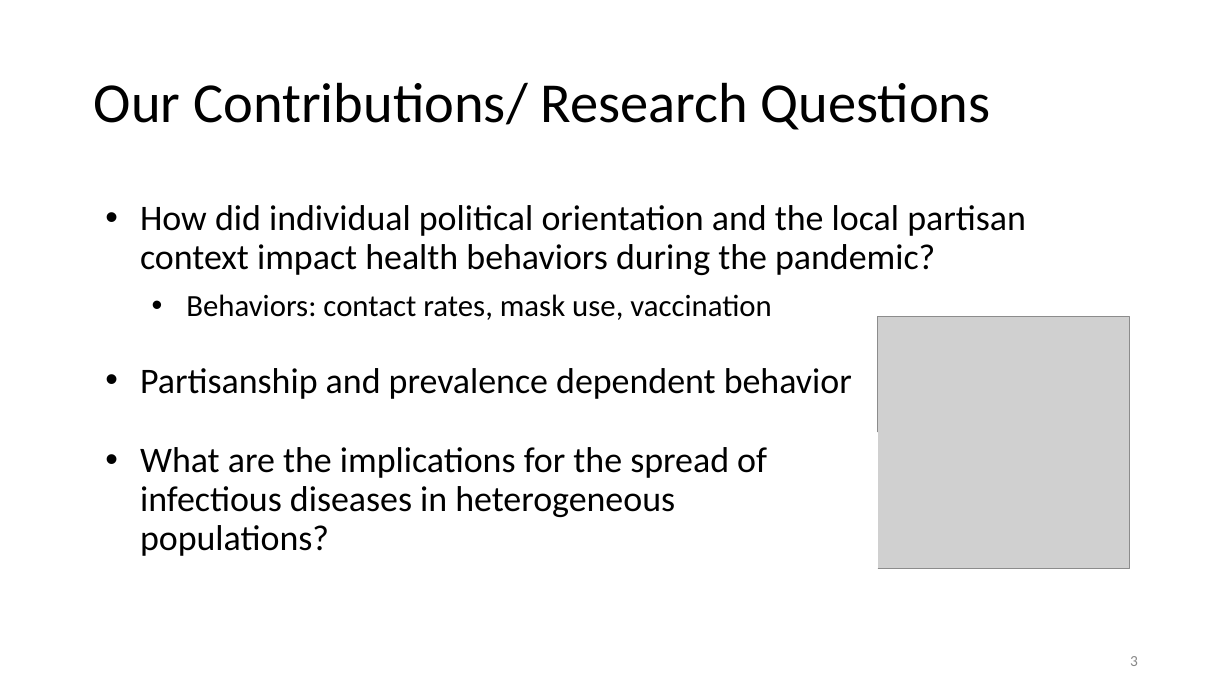
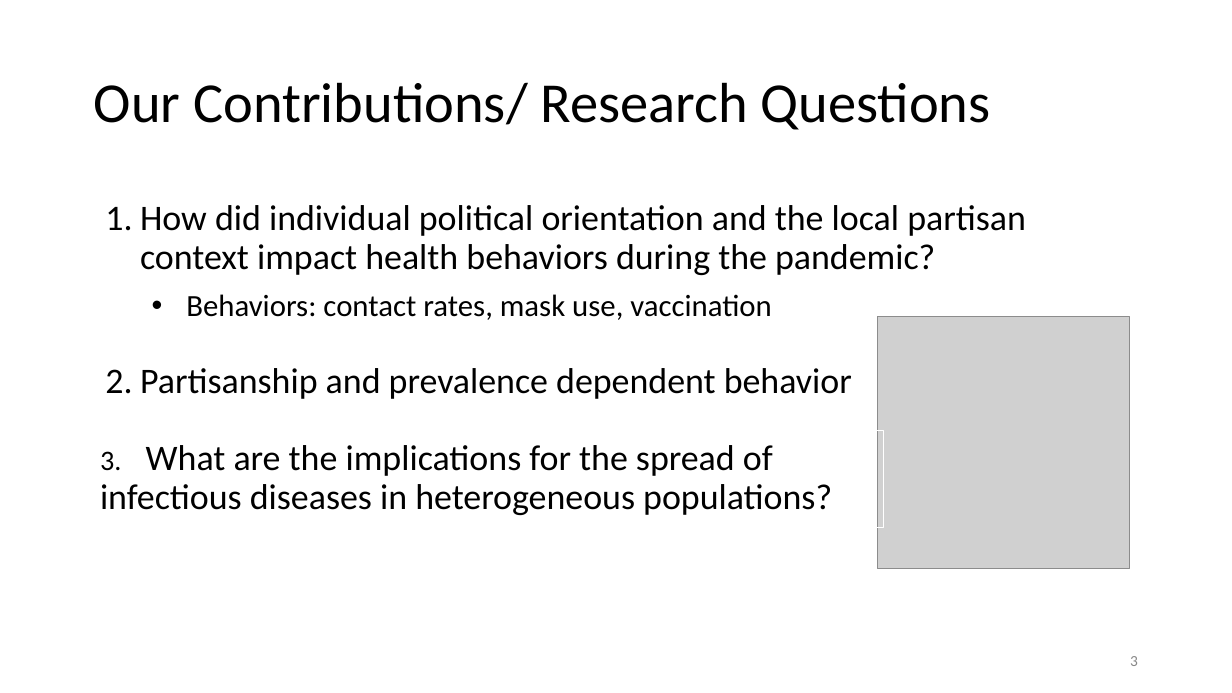
Before and after one commit to chrissoria/BICS_Political_Polarization, a slide deck: slide 3 of presentation/Plots_File.pptx. Drawn at 1232x693 pixels with LibreOffice and Linux fonts; fonts in the diff are those of the drawing; grey boxes stand for pictures. Boxes give left, top, right and bottom in pixels: in the first picture for what was removed or moved away, otherwise in the second. Text is boxed around its words. In the diff, an @@ line names an element or a change of style, - is before the commit and + after.

```diff
--- a/presentation/Plots_File.pptx
+++ b/presentation/Plots_File.pptx
@@ rectangle "3. What are the implications ...": place and size @@
-rectangle "3. What are the implications ..." at [85, 433, 878, 568]
+rectangle "3. What are the implications ..." at [91, 430, 884, 527]
@@ text in rectangle at [100, 445, 832, 515]: text changed @@
-• What are the implications for the spread of infectious diseases in heterogeneous populations?
+3. What are the implications for the spread of infectious diseases in heterogeneous populations?
```
Also in this commit, not shown: 8 other slides changed, 1 slide added, 14 other files.
